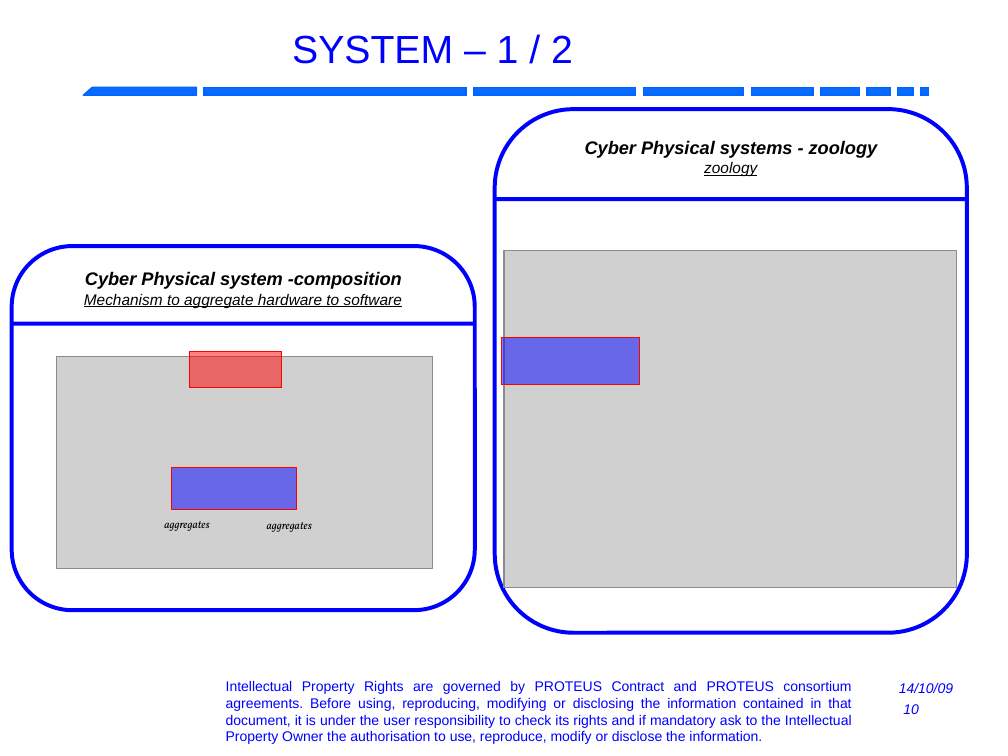
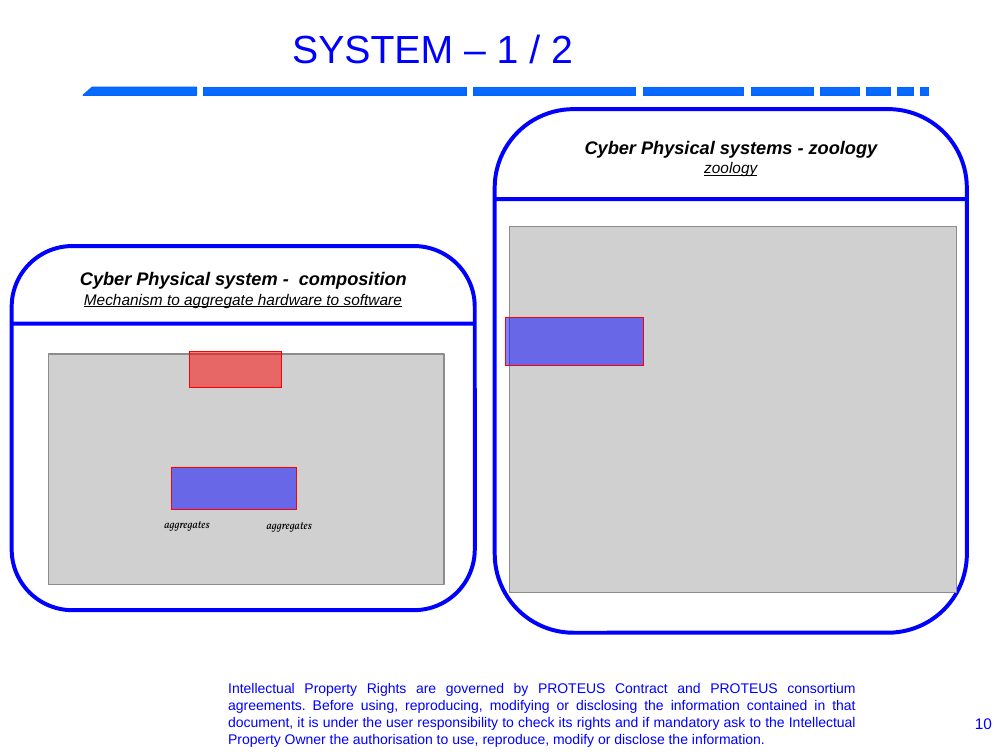
Before and after one commit to RobotML/RobotML, a slide deck: slide 10 of Ontologies/ORA/Meetings/20131103-IROS-Tokyo/R4.1.6-P5.9-ARoboticOntology.odp. Drawn at 1008x756 pixels with LibreOffice and Linux fonts; fonts in the diff are those of the drawing; grey boxes stand for pictures; background and template pictures are left out. Boxes give left, top, right and bottom in pixels: in the first picture for what was removed or moved away, otherwise in the second. Text is boxed around its words. In the diff, an @@ line names an element or a change of style, - is before the commit and + after.

Commit message:
work session to adapt presentation to mac before presentation addition of pdf file for safety

```diff
--- a/Ontologies/ORA/Meetings/20131103-IROS-Tokyo/R4.1.6-P5.9-ARoboticOntology.odp
+++ b/Ontologies/ORA/Meetings/20131103-IROS-Tokyo/R4.1.6-P5.9-ARoboticOntology.odp
@@ picture: place and size @@
-picture at [504,251,957,589]
+picture at [510,226,957,592]
@@ text in rounded rectangle at [80,271,407,289]: spaces changed @@
-Cyber Physical system -composition
+Cyber Physical system - composition
@@ rectangle: place and size @@
-rectangle at [502,338,640,385]
+rectangle at [506,318,644,365]
@@ picture: place and size @@
-picture at [56,357,433,569]
+picture at [48,354,445,585]
@@ text "Intellectual Property Rights are governed ...": place and size @@
-text "Intellectual Property Rights are governed ..." at [226,681,852,744]
+text "Intellectual Property Rights are governed ..." at [228,683,856,747]
@@ text removed at [899,683,953,693] @@
-14/10/09
@@ page number removed at [903,704,919,714] @@
-10
@@ page number added at [975,718,992,729], 11 pt, text #0000FF @@
+10
```
Also in this commit, not shown: 9 other slides changed, 16 slides removed, 1 other file.
